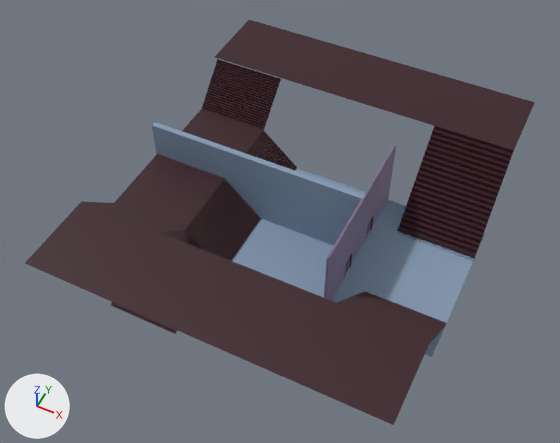
The Blender file Assets/Experience/Models/Blender/Floors.blend: old version first, new version second.
Rendered twice from a camera (50 mm lens) standing at (29.9, -94.0, 118.0) and looking at (-16.7, -0.7, 1.3). Arrows for +X, +Y and +Z are at lower left; the lights stay in place.

Objects in the first picture: 'BridgeLeft', 'BridgeRight', 'FloorAndWall', 'StairsLeftDown', 'StairsLeftUp', 'StairsRightUp', 'WallForDoors'.
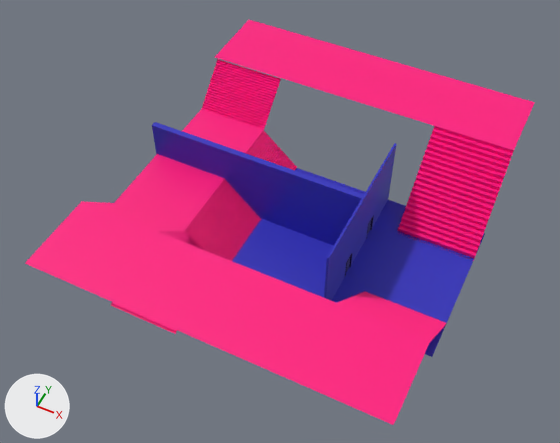
Changed parts and their boxes [x1, y1, x2, y2] in the pictures (560 x 443 px):
'BridgeLeft', recoloured, surface changed (brown to pink): [25, 201, 446, 425] in both
'BridgeRight', recoloured, surface changed (brown to pink): [215, 20, 535, 261] in both
'FloorAndWall', recoloured, surface changed: [152, 122, 485, 357] in both
'StairsLeftUp', recoloured, surface changed (brown to pink): [83, 154, 261, 261] in both
'StairsRightUp', recoloured, surface changed (brown to pink): [182, 59, 297, 170] in both
'WallForDoors', recoloured (purple to blue): [324, 143, 396, 301] in both
part 3 of me_cube_004, surface changed (black to pink): [111, 231, 202, 334] in both

Patch to the scene script:
```diff
--- a/Assets/Experience/Models/Blender/Floors.blend.py
+++ b/Assets/Experience/Models/Blender/Floors.blend.py
@@ me_cube_028 @@
 me_cube_028.from_pydata(...)  # 109 vertices, 65 faces, 3 loose edges; spans x -45.0..21.0, y -3.0..3.0, z -80.0..79.0
 # used by ob_floorandwall; location = (0.0, 0.0, 0.0); scale = (1.0, 8.0, 0.2)
-me_cube_028.materials.append(mat_material_001)  # picture img_colors_png
+# me_cube_028 part 1: texture (UV) coordinates of 65 of 65 faces, centred in x -45.0..21.0, y -3.0..2.0, z -80.0..78.0, changed; they spanned u 0.66..0.75, v 0.57..0.66 and now span u 0.46..0.55, v 0.55..0.64
+me_cube_028.materials.append(mat_material)  # picture img_colors2_png
@@ me_cube_031 @@
 me_cube_031.from_pydata(...)  # 178 vertices, 88 faces; spans x -14.3..9.7, y -1.3..1.6, z -37.9..39.0
 # used by ob_stairsrightup; location = (-31.5, 14.5, 7.8); rotation_euler = (0.0, 0.0, 1.571), in degrees (0, 0, 90); scale = (1.0, 8.0, 0.2)
-me_cube_031.materials.append(mat_material_001)  # picture img_colors_png
+# me_cube_031 part 2: texture (UV) coordinates of 88 of 88 faces, centred in x -6.3..9.7, y -1.3..0.6, z -37.9..39.0, changed; they spanned u 0.09..0.09, v 0.58..0.61 and now span u 0.72..0.72, v 0.62..0.65
+me_cube_031.materials.append(mat_material)  # picture img_colors2_png
@@ me_cube_001 @@
 me_cube_001.from_pydata(...)  # 74 vertices, 56 faces, 6 loose edges; spans x -1.0..1.0, y -4.0..4.0, z 0.0..3.93
-me_cube_001.materials.append(mat_material_001)  # picture img_colors_png
+me_cube_001.materials.append(mat_material)  # picture img_colors2_png
@@ me_cube_004 @@
 me_cube_004.from_pydata(...)  # 188 vertices, 92 faces; spans x -14.3..9.7, y -1.3..1.6, z -41.0..39.0
 # used by ob_stairsleftdown; location = (-30.7, -13.4, -7.8); scale = (1.0, 8.0, 0.2)
+# me_cube_004 part 3: texture (UV) coordinates of 92 of 92 faces, centred in x -6.3..9.7, y -1.3..0.6, z -41.0..39.0, changed; they spanned u 0.09..0.15, v 0.5..0.61 and now span u 0.67..0.74, v 0.51..0.62
 me_cube_004.materials.append(mat_material_001)
@@ me_cube_006 @@
 me_cube_006.from_pydata(...)  # 180 vertices, 89 faces; spans x -13.9..10.1, y -1.2..1.7, z -39.6..40.4
 # used by ob_stairsleftup; location = (-31.1, -14.1, 7.9); scale = (1.0, 8.0, 0.2)
-me_cube_006.materials.append(mat_material_001)  # picture img_colors_png
+# me_cube_006 part 4: texture (UV) coordinates of 89 of 89 faces, centred in x -5.9..10.1, y -1.2..0.7, z -39.6..40.4, changed; they spanned u 0.12..0.12, v 0.62..0.65 and now span u 0.74..0.74, v 0.63..0.65
+me_cube_006.materials.append(mat_material)  # picture img_colors2_png
@@ me_cube_005 @@
 me_cube_005.from_pydata(...)  # 96 vertices, 47 faces; spans x -13.9..52.2, y -3.2..0.7, z -39.6..40.4
 # used by ob_bridgeleft; location = (-31.1, -14.1, 7.9); scale = (1.0, 8.0, 0.2)
-me_cube_005.materials.append(mat_material_001)  # picture img_colors_png
+# me_cube_005 part 5: texture (UV) coordinates of 47 of 47 faces, centred in x -5.9..44.2, y -2.2..0.7, z -37.7..40.4, changed; they spanned u 0.13..0.13, v 0.59..0.59 and now span u 0.74..0.74, v 0.56..0.56
+me_cube_005.materials.append(mat_material)  # picture img_colors2_png
@@ me_cube_008 @@
 me_cube_008.from_pydata(...)  # 104 vertices, 51 faces; spans x -13.9..52.2, y -5.2..-1.2, z -39.6..40.4
 # used by ob_bridgeright; location = (-31.1, 49.9, 7.9); scale = (1.0, 8.0, 0.2)
-me_cube_008.materials.append(mat_material_001)  # picture img_colors_png
+# me_cube_008 part 6: texture (UV) coordinates of 51 of 51 faces, centred in x -5.9..44.2, y -5.2..-1.2, z -39.6..40.4, changed; they spanned u 0.12..0.12, v 0.63..0.63 and now span u 0.69..0.72, v 0.43..0.47
+me_cube_008.materials.append(mat_material)  # picture img_colors2_png
```
